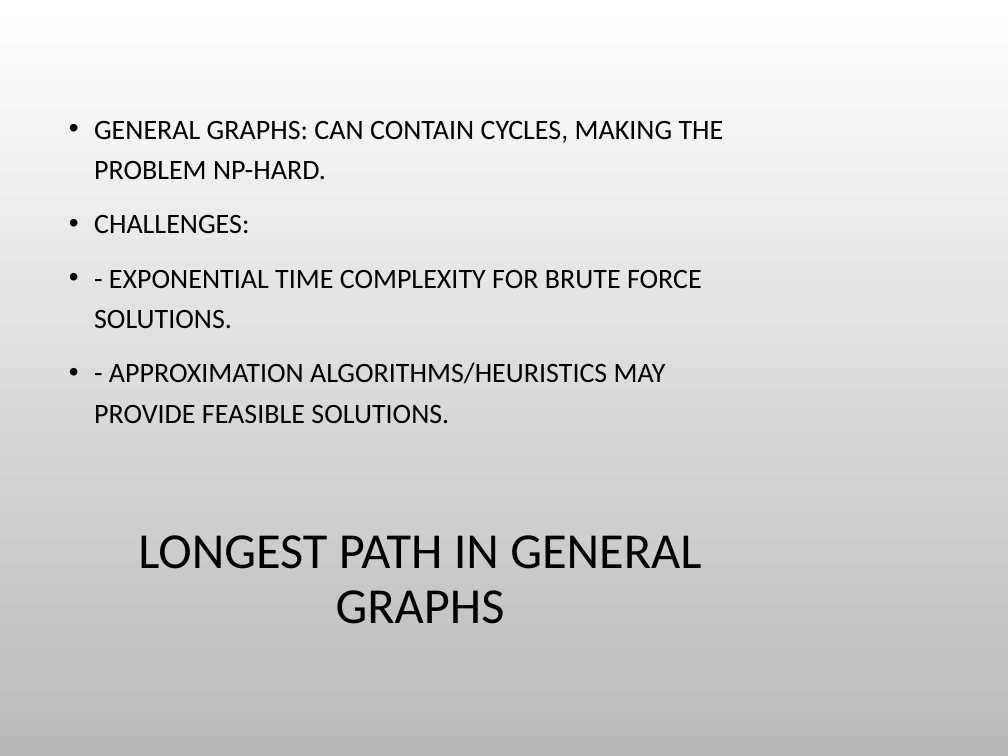
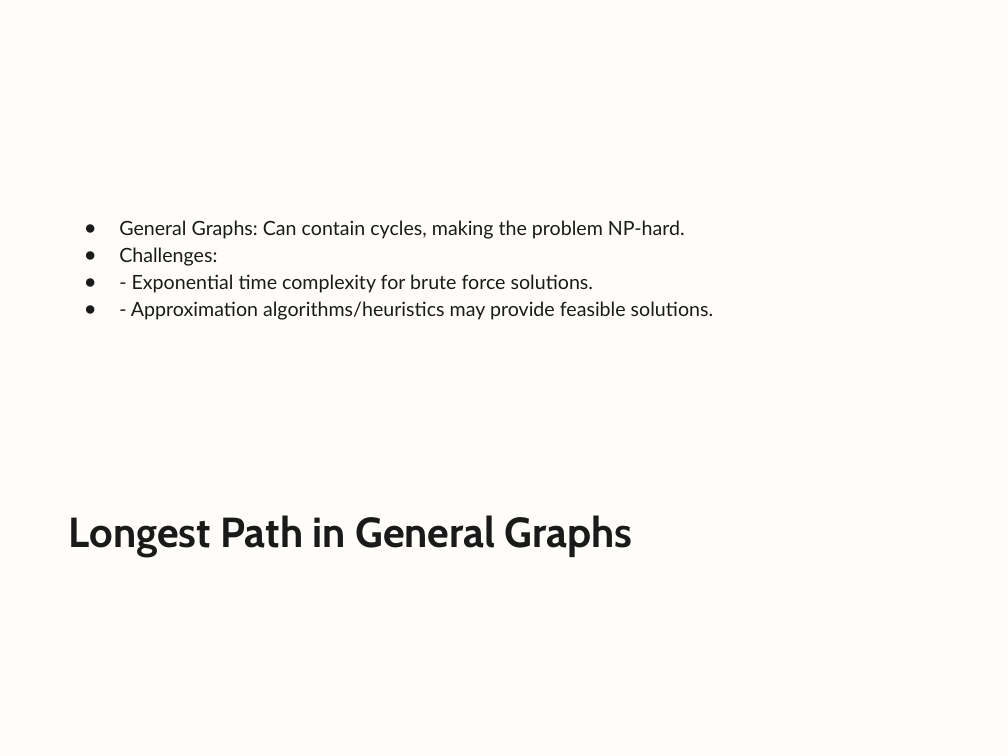
Before and after one commit to ParsaMohammadpour/advanced-algorithm-assignments, a slide deck: slide 11 of representation/Longest_Path_Problem_in_Graphs.pptx (slide 9 before the commit). Drawn at 1008x756 pixels with LibreOffice and Linux fonts; fonts in the diff are those of the drawing; background and template pictures are left out. Boxes give left, top, right and bottom in pixels: in the first picture for what was removed or moved away, otherwise in the second. Text is boxed around its words. In the diff, an @@ line names an element or a change of style, - is before the commit and + after.

Commit message:
until the end of applications and challenges

```diff
--- a/representation/Longest_Path_Problem_in_Graphs.pptx
+++ b/representation/Longest_Path_Problem_in_Graphs.pptx
@@ background picture (left out) to #FEFDFA @@
@@ text at bbox=[119, 220, 714, 320]: text changed; size 20 to 14 pt; font Calibri to Lato; text colour #000000 to #1A1A1A @@
-• GENERAL GRAPHS: CAN CONTAIN CYCLES, MAKING THE PROBLEM NP-HARD.
-• CHALLENGES:
-• - EXPONENTIAL TIME COMPLEXITY FOR BRUTE FORCE SOLUTIONS.
-• - APPROXIMATION ALGORITHMS/HEURISTICS MAY PROVIDE FEASIBLE SOLUTIONS.
+● General Graphs: Can contain cycles, making the problem NP-hard.
+● Challenges:
+● - Exponential time complexity for brute force solutions.
+● - Approximation algorithms/heuristics may provide feasible solutions.
@@ title "Longest Path in General Graphs" at bbox=[69, 515, 633, 557]: vertical alignment middle to top @@
@@ title at bbox=[69, 515, 633, 557]: text changed; size 36 to 30 pt; font Calibri to Cabin; text colour #000000 to #1A1A1A; bold on @@
-LONGEST PATH IN GENERAL GRAPHS
+Longest Path in General Graphs
```
Also in this commit, not shown: 15 other slides changed, 2 slides added.
